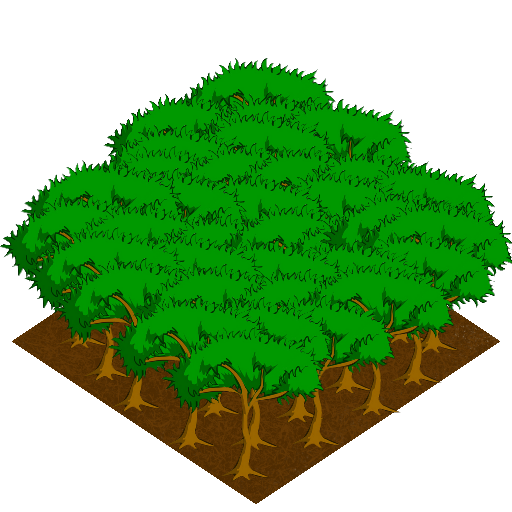
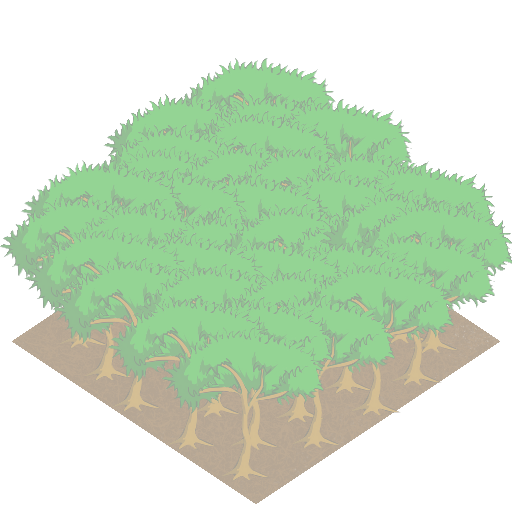
Revision of a layered 512x512 image; what changed, layer by layer:
renamed "temp" to "fake frame", showed it, opacity 46% → 58%, moved it above "lnd_tile_forest.png", painted on it over <box>0,58,512,504</box>
removed layer "ground" over <box>12,179,500,504</box>
renamed "trees" to "lnd_tile_forest.png", painted on it over <box>0,58,512,504</box>
